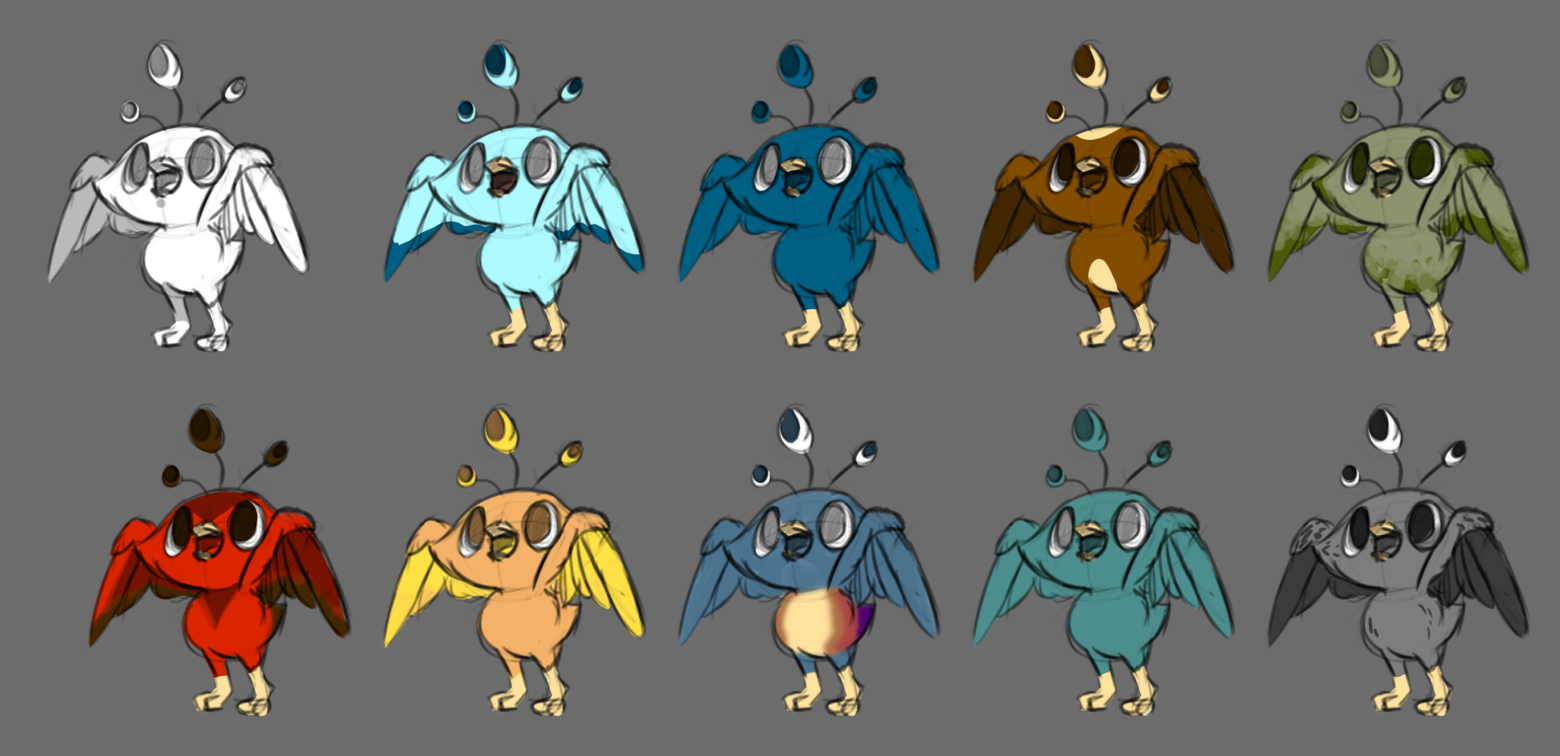
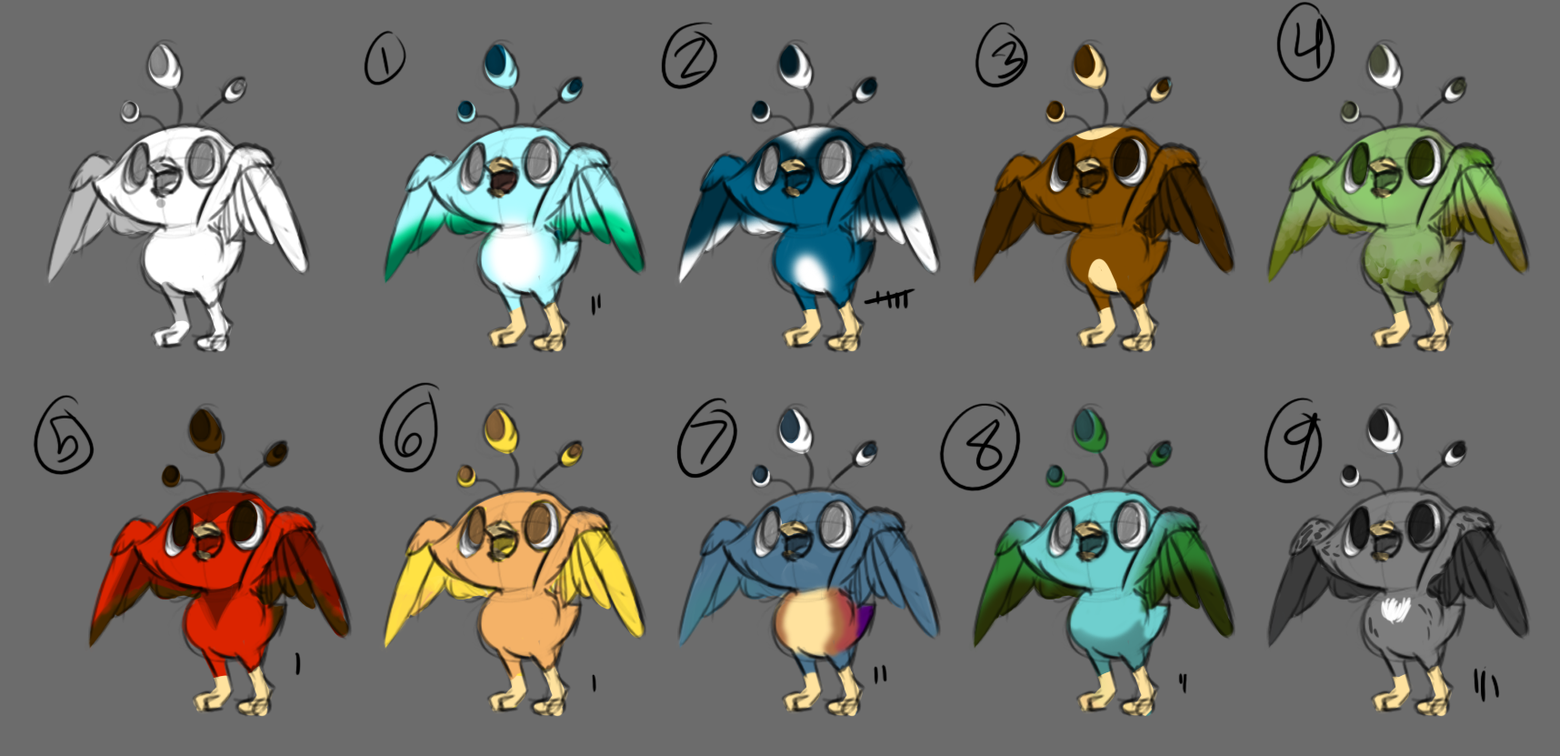
Before/after of a 1560 × 756 layered artwork. What changed in the layer stack:
added layer "Layer 8" above "Layer 7" over [294, 288, 1501, 703]
added layer "Layer 7" above "Layer 1 copy 5" over [32, 1, 1336, 491]
added layer "Layer 6" (lighten) above "Layer 5" over [1267, 82, 1529, 337]
added layer "Layer 5" above "Layer 4" over [363, 9, 1529, 715]
